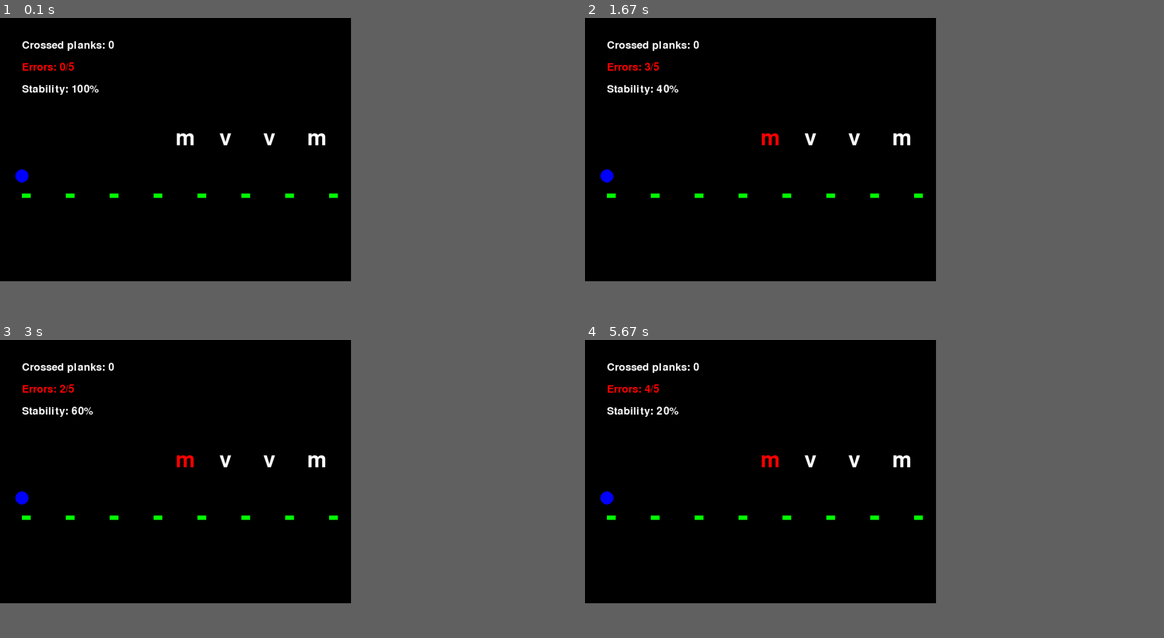
Above: before the commit, frames 1-4 (two rows, left to right).
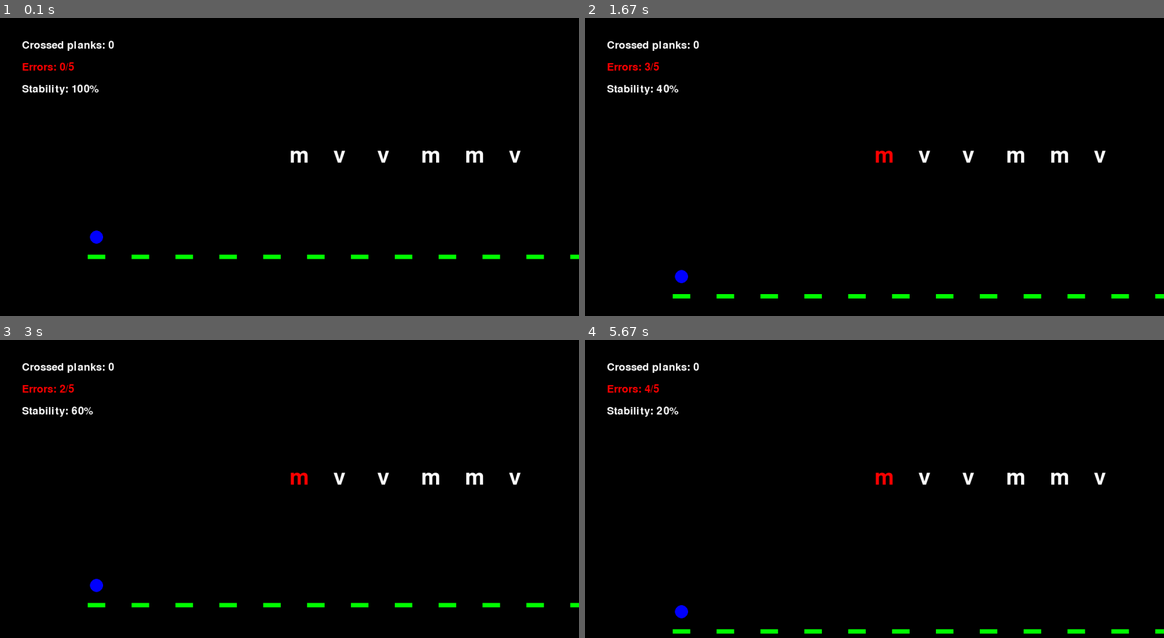
Above: after the commit, the same moments.

Repository: klissiadev/swampofsouls_pygame
Game: pygame game, started from level4.py
The game is run twice, just before and just after one commit, with the same random seed, the same clock (stepped at 60 frames per second) and the same inputs.
Inputs:
- Up to frame 1 (0.1 s): no input
- Up to frame 2 (1.67 s): tap Enter at 0.33 s; tap Space at 0.67, 1.13, 1.63 s
- Up to frame 3 (3 s): tap Space at 1.97, 2.47, 2.77 s
- Up to frame 4 (5.67 s): tap Space at 3.03, 3.37, 3.8, 4.2, 4.5, 4.87, 5.27 s
In our replay, the window is 545x409 before the commit and 899x463 after it. These sizes can differ from the game's own. Grey fills any space a smaller window leaves; there, only what the larger window draws over its background counts as a difference.

The runs differ from the first frame. In frame 1, 1.7% of the frame differs, in the area x 2-100%, y 17-81%; in frame 2, 1.6%; in frame 3, 1.7%; in frame 4, 1.7%.

Commit message:
Adding bridge stability mechanics

Diff:
--- a/level4.py
+++ b/level4.py
@@ -12,7 +12,7 @@
 BLUE = (0, 0, 255)
 
 # Screen dimensions
-WIDTH, HEIGHT = 800, 600
+WIDTH, HEIGHT = 1320, 680
 screen = pygame.display.set_mode((WIDTH, HEIGHT))
 pygame.display.set_caption("Fase - 04")
 
@@ -26,7 +26,7 @@
 errors = 0
 max_errors = 5
 start_time = time.time()
-time_limit = 30
+time_limit = 10
 bridge_stability = 100  # The percentage of stability of the bridge
 error_time = None  # Time when an error occurs
 error_color_duration = 2  # Duration in seconds to show the red color
@@ -40,23 +40,23 @@
 letter_row = create_letter_row()
 
 # Positions of the planks
-plank_positions = [(50 + i * 100, HEIGHT // 2 + 100) for i in range(total_planks)]
+plank_positions = [(200 + i * 100, HEIGHT // 2 + 200) for i in range(total_planks)]
 
 # Player's starting position
 player_position = [plank_positions[0][0], plank_positions[0][1] - 40]  # Starts on the first plank
 
 # Function to draw the state of the bridge
-def draw_bridge(offset_x):
+def draw_bridge(offset_x, stability_y):
     # Draw all bridge planks based on displacement
     for i in range(total_planks):
-        pygame.draw.rect(screen, GREEN, [plank_positions[i][0] + offset_x, plank_positions[i][1], 20, 10])
+        pygame.draw.rect(screen, GREEN, [plank_positions[i][0] + offset_x, plank_positions[i][1] + stability_y, 40, 10])
 
 # Function to draw the player state
-def draw_game_state(offset_x):
+def draw_game_state(offset_x, stability_y):
     global bridge_stability, error_time
 
     # Draw the player
-    pygame.draw.circle(screen, BLUE, (player_position[0] + offset_x, player_position[1]), 15)
+    pygame.draw.circle(screen, BLUE, (player_position[0] + offset_x + 20, player_position[1] + stability_y), 15)
 
     # Draw row of letters (next letter in center)
     center_x = WIDTH // 2
@@ -86,13 +86,14 @@
     global letter_row, crossed_planks, errors, start_time, bridge_stability, player_position, error_time
     running = True
     offset_x = 0  # Screen scroll control
+    stability_y = 0
 
     while running:
         screen.fill(BLACK)
 
         # Draw bridge and game state with offset
-        draw_bridge(offset_x)
-        draw_game_state(offset_x)
+        draw_bridge(offset_x, stability_y)
+        draw_game_state(offset_x, stability_y)
 
         # Check events
         for event in pygame.event.get():
@@ -119,12 +120,14 @@
                     # Incorrect letter, bridge gives a little
                     errors += 1
                     bridge_stability -= 20  # The bridge gives 20% for each error
+                    stability_y += 30
                     error_time = time.time()  # Record the time of the error
 
         # Check the time
         elapsed_time = time.time() - start_time
         if elapsed_time > time_limit:
             bridge_stability -= 10  # Player delay
+            stability_y += 10
             start_time = time.time()
 
         # Check fault conditions
@@ -135,6 +138,7 @@
             letter_row = create_letter_row()
             player_position = [plank_positions[0][0], plank_positions[0][1] - 40]
             offset_x = 0
+            stability_y = 0
             start_time = time.time()
 
         # Check if the player crossed all the boards
